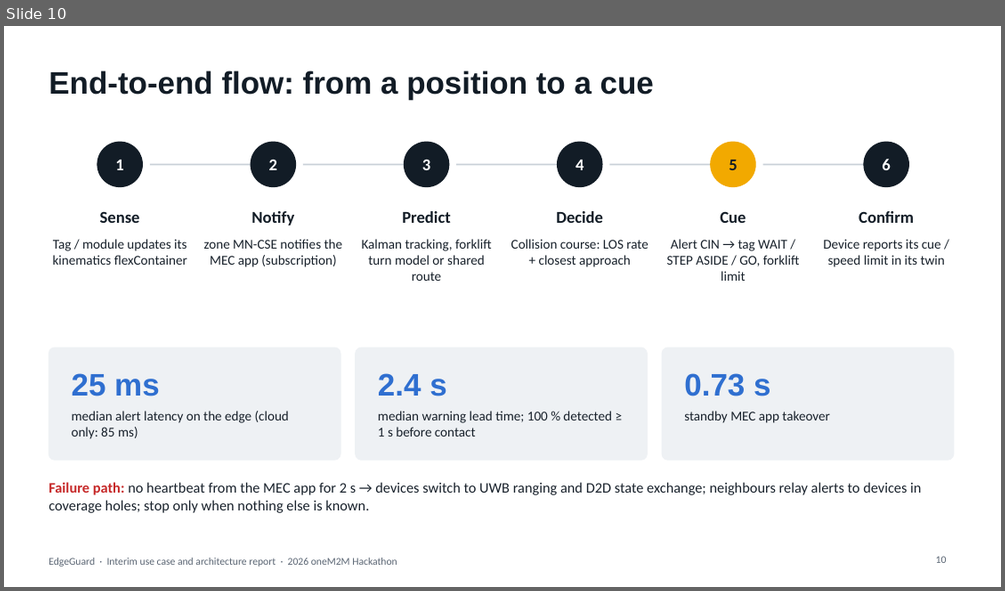
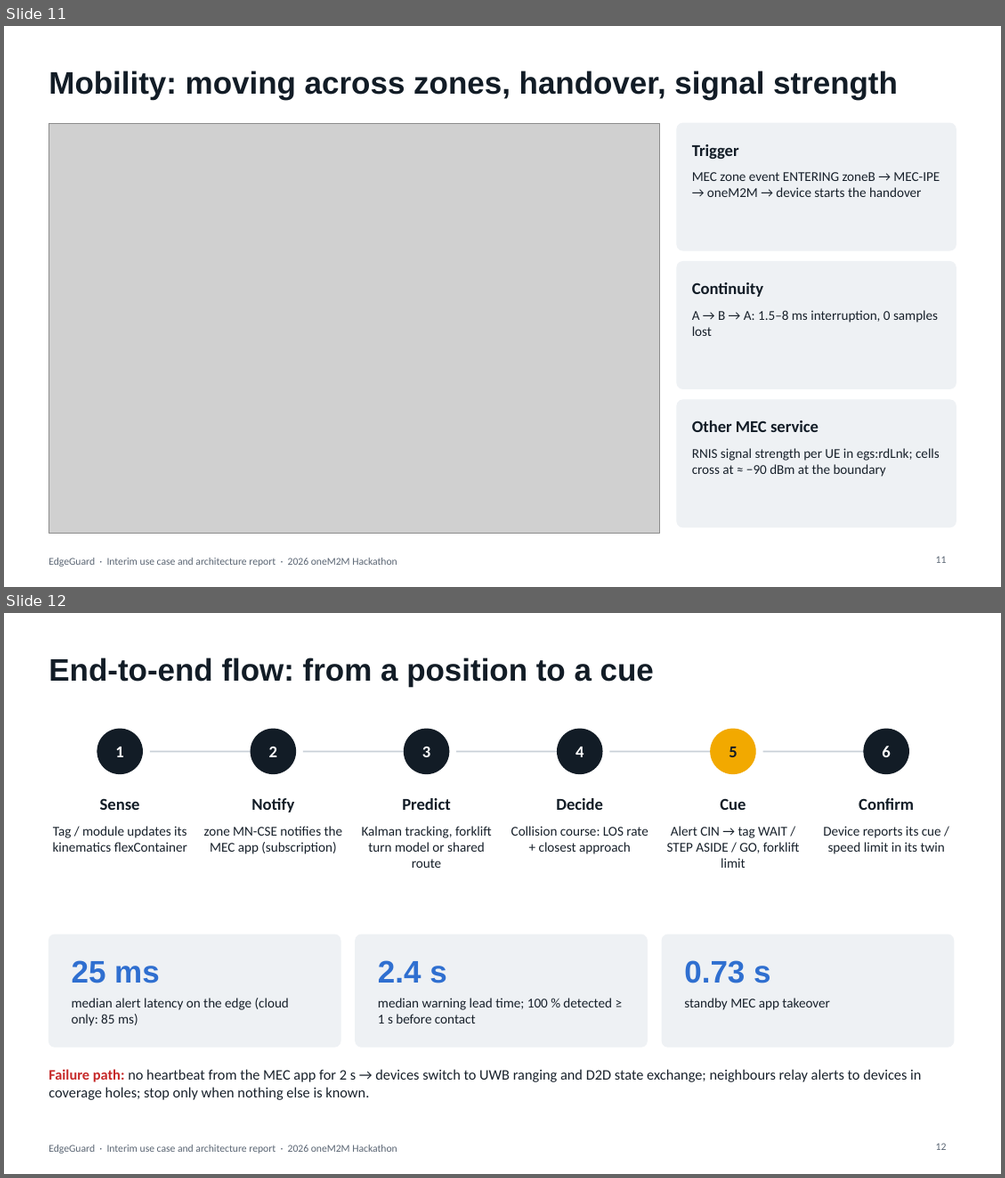
Before and after one commit to ljw22112/Edgeguard, a slide deck: docs/submissions/EdgeGuard_Interim_Report.pptx. Shown one above the other, each under a label of ours: slide 10 before the commit, slides 11 and 12 after it. The pictures are 1005x591 and 1005x1178 pixels, drawn with LibreOffice and Linux fonts; fonts in the diff are those of the drawing; grey boxes stand for pictures. Boxes give left, top, right and bottom in pixels: in the first picture for what was removed or moved away, otherwise in the second. Text is boxed around its words. In the diff, an @@ line names an element or a change of style, - is before the commit and + after.

```diff
--- a/docs/submissions/EdgeGuard_Interim_Report.pptx
+++ b/docs/submissions/EdgeGuard_Interim_Report.pptx
@@ slide 11 added at bbox=[4, 26, 1001, 587], background #FFFFFF; not listed: 1 template element that a slide beside it also shows @@
@@ title added at bbox=[48, 70, 898, 100], 30 pt, text #121C26, bold @@
+Mobility: moving across zones, handover, signal strength
@@ picture added at bbox=[48, 123, 660, 533] @@
@@ rounded rectangle added at bbox=[677, 123, 956, 250], fill #EEF1F4, outline #EEF1F4 1 pt @@
@@ text added at bbox=[692, 144, 739, 159], 16 pt, text #121C26, bold @@
+Trigger
@@ text added at bbox=[692, 172, 939, 197], 13 pt, text #18212B @@
+MEC zone event ENTERING zoneB → MEC-IPE → oneM2M → device starts the handover
@@ rounded rectangle added at bbox=[677, 262, 956, 389], fill #EEF1F4, outline #EEF1F4 1 pt @@
@@ text added at bbox=[692, 282, 763, 297], 16 pt, text #121C26, bold @@
+Continuity
@@ text added at bbox=[692, 310, 938, 336], 13 pt, text #18212B @@
+A → B → A: 1.5–8 ms interruption, 0 samples lost
@@ rounded rectangle added at bbox=[677, 400, 956, 527], fill #EEF1F4, outline #EEF1F4 1 pt @@
@@ text added at bbox=[692, 420, 818, 432], 16 pt, text #121C26, bold @@
+Other MEC service
@@ text added at bbox=[692, 448, 939, 476], 13 pt, text #18212B @@
+RNIS signal strength per UE in egs:rdLnk; cells cross at ≈ −90 dBm at the boundary
@@ page number added at bbox=[936, 556, 947, 563], 10 pt, text #5A6573 @@
+11
@@ what was slide 10 is now slide 12 @@
@@ page number at bbox=[936, 1143, 947, 1150]: text changed @@
-10
+12
```
Also in this commit, not shown: 8 slides changed, 1 other slide added.
